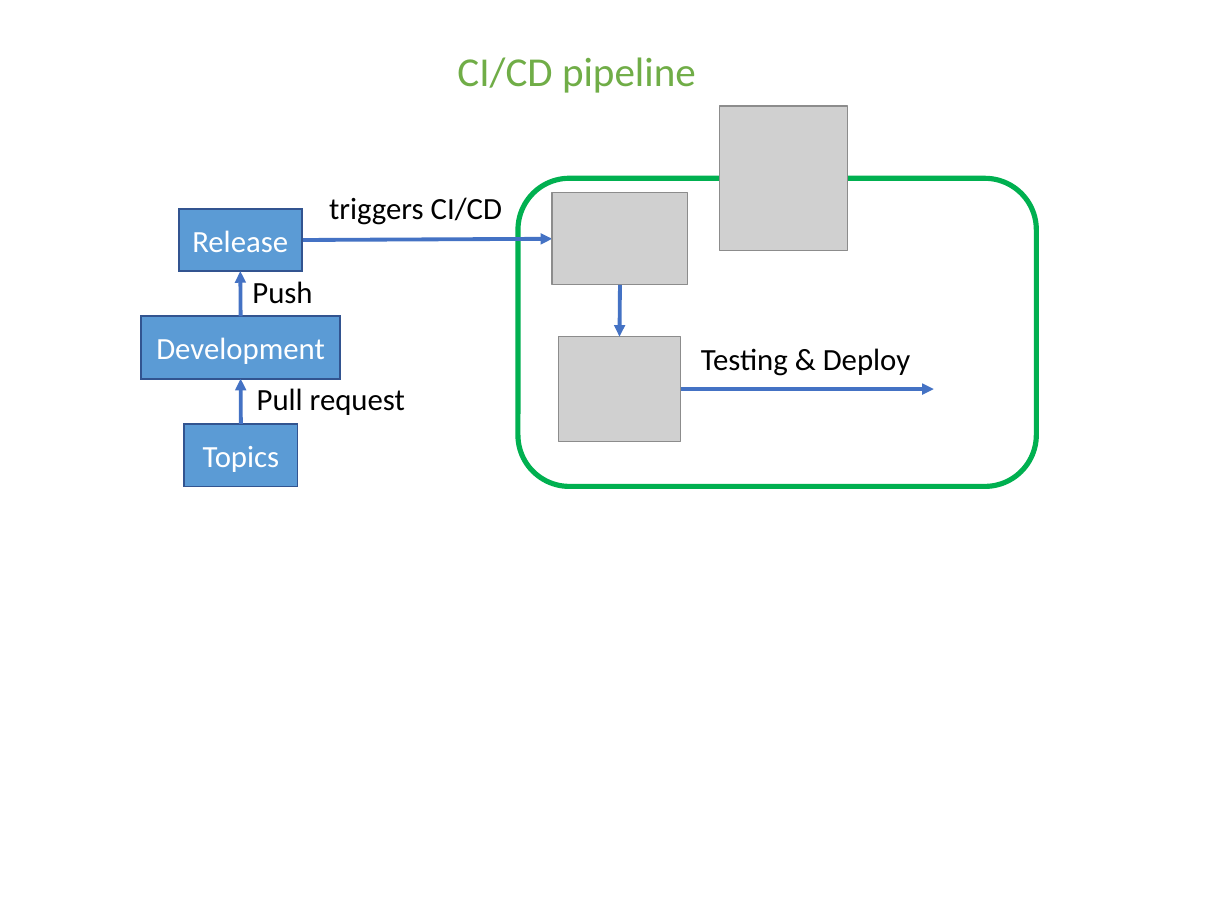
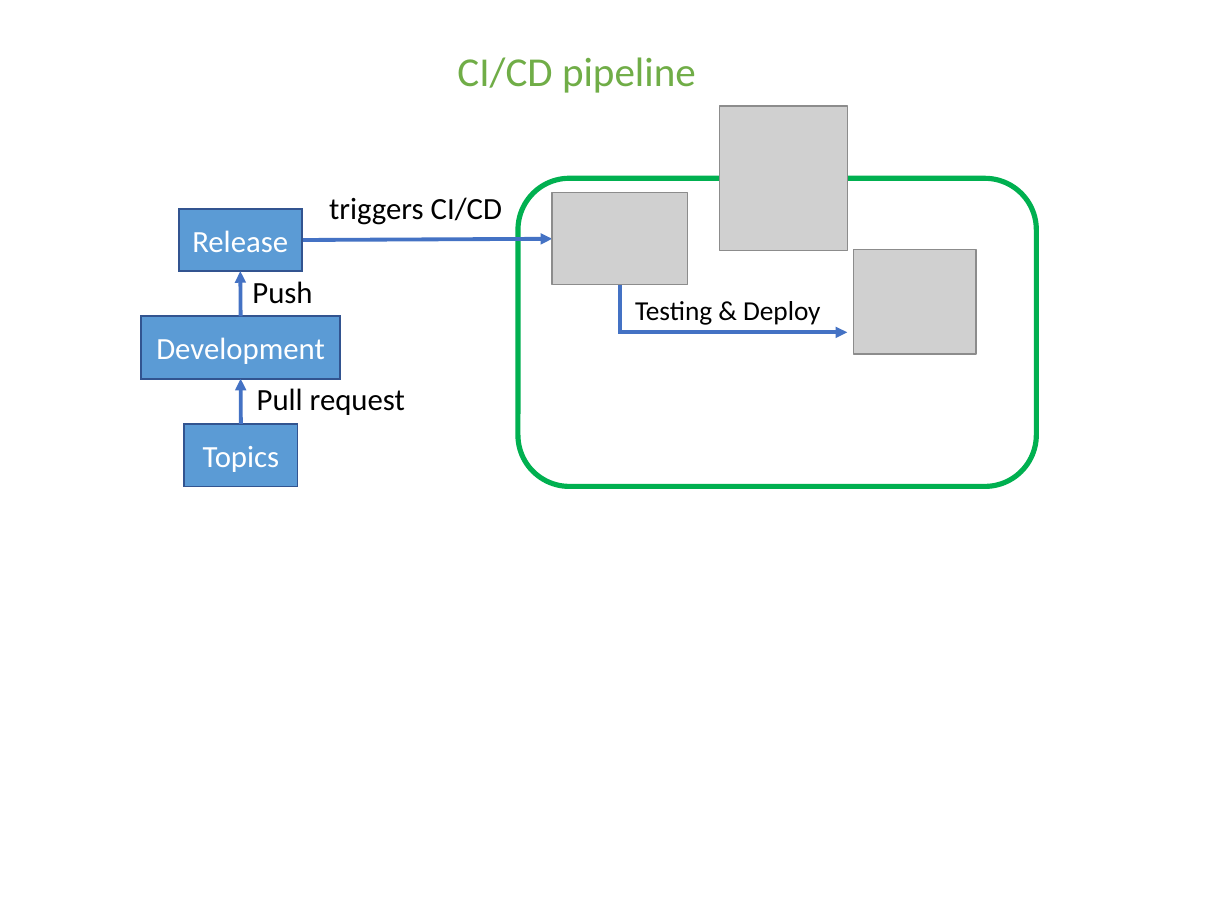
Before and after one commit to vacu9708/Shopping-mall, a slide deck: slide 1 of Architecture.pptx. Drawn at 1232x924 pixels with LibreOffice and Linux fonts; fonts in the diff are those of the drawing; grey boxes stand for pictures. Boxes give left, top, right and bottom in pixels: in the first picture for what was removed or moved away, otherwise in the second. Text is boxed around its words. In the diff, an @@ line names an element or a change of style, - is before the commit and + after.

```diff
--- a/Architecture.pptx
+++ b/Architecture.pptx
@@ picture: place and size @@
-picture at (558,336,681,441)
+picture at (854,249,977,354)
@@ arrow removed from (620, 285) to (620, 336) @@
@@ elbow arrow added from (620, 285) to (848, 333), #4472C4 2.25 pt @@
@@ text "Testing & Deploy": place and size @@
-text "Testing & Deploy" at (701,348,910,376)
+text "Testing & Deploy" at (635,301,820,325)
@@ text "Testing & Deploy" at (635,301,820,325): size 18 to 16 pt @@
@@ arrow removed from (681, 389) to (934, 389) @@
```
Also in this commit, not shown: 2 other files.
